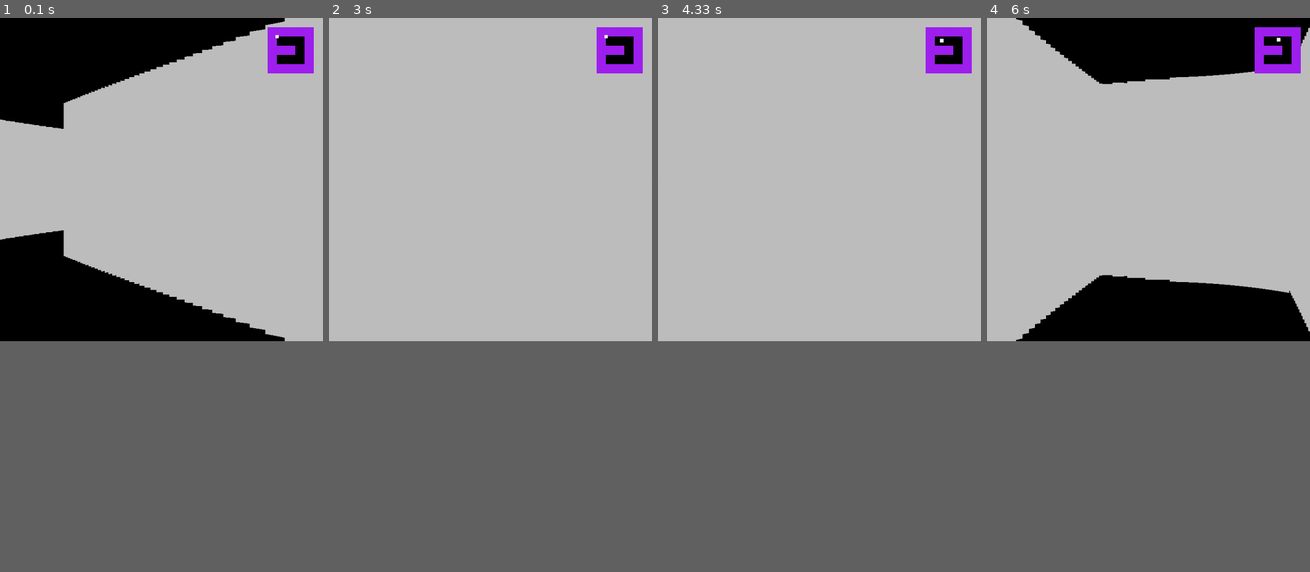
Above: before the commit, frames 1-4 (left to right).
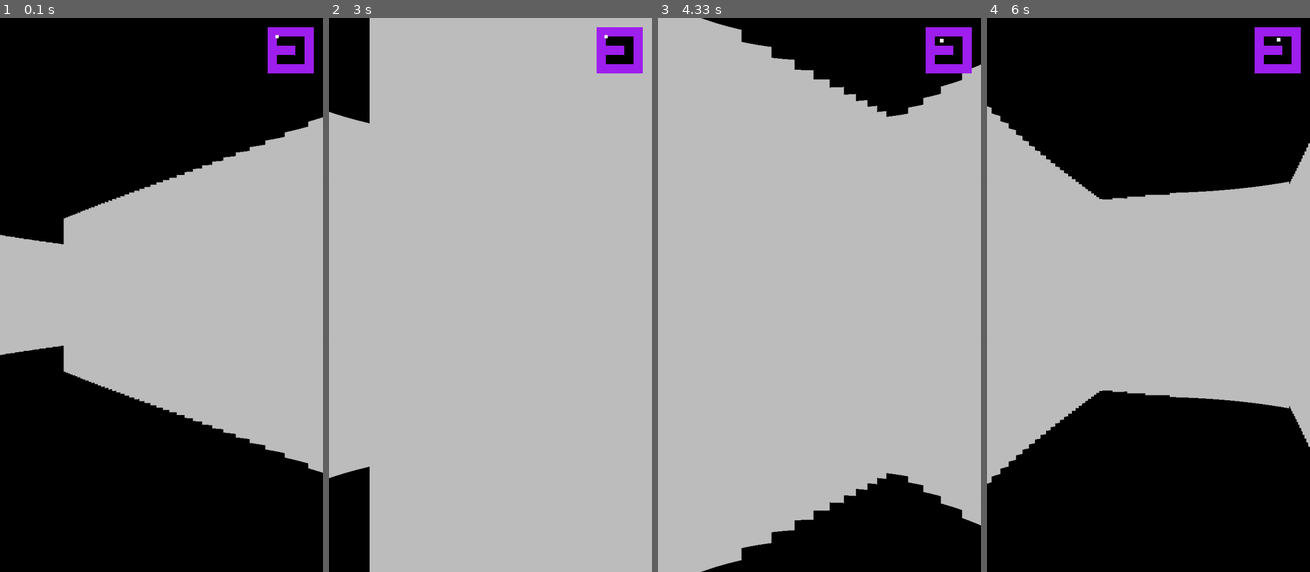
Above: after the commit, the same moments.

Repository: matpaaa/raycasting-pygame
Game: pygame game, started from main.py
Same seed, same stepped clock (60 frames per second), same inputs: the game is played once before the commit and once after it.
Inputs:
- Up to frame 1 (0.1 s): no input
- Up to frame 2 (3 s): hold Right 0.33-0.8 s; hold Up 0.83-1.3 s; hold Right 1.33-1.8 s; hold Left 1.83-2.37 s; hold Down 2.4-2.87 s; hold Left from 2.9 s (still down)
- Up to frame 3 (4.33 s): release Left at 3.37 s; hold Up 3.4-3.87 s; hold Right from 3.9 s (still down)
- Up to frame 4 (6 s): release Right at 4.53 s; hold Down 4.57-5.03 s; hold Left 5.07-5.53 s; hold Right from 5.57 s (still down)
In our replay, the window is 525x525 before the commit and 525x900 after it. These sizes can differ from the game's own. Grey fills any space a smaller window leaves; there, only what the larger window draws over its background counts as a difference.

The runs differ from the first frame. In frame 1, 40% of the frame differs, in the area x 0-100%, y 0-83%; in frame 2, 4.5%; in frame 3, 16%; in frame 4, 42%, in the area x 0-100%, y 0-85%.

Commit message:
feat: settings

Diff:
--- a/main.py
+++ b/main.py
@@ -4,11 +4,9 @@
 from pygame_actions import PygameActions
 from ray_casting import RayCasting
 from minimap import Minimap
+from settings import DEFAULT_USER_POS_X, DEFAULT_USER_POS_Y, DEFAULT_USER_ROT, FPS, SCREEN_BACKGROUND, SCREEN_HEIGHT, SCREEN_WIDTH
 from user import User
 
-
-SCREEN_WIDTH = 700
-SCREEN_HEIGHT = 700
 
 def main():
     pygame.init()
@@ -17,9 +15,8 @@
     clock = pygame.time.Clock()
     running = True
 
-
-    user = User(1, 1, math.pi / 4, MAP)
-    ray_casting = RayCasting(screen, MAP)
+    user = User(DEFAULT_USER_POS_X, DEFAULT_USER_POS_Y, DEFAULT_USER_ROT, MAP)
+    ray_casting = RayCasting(screen, MAP, user)
     minimap = Minimap(screen, MAP, user)
     pygame_actions = PygameActions(user)
 
@@ -30,12 +27,12 @@
 
         pygame_actions.actions(event)
 
-        screen.fill("black")
+        screen.fill(SCREEN_BACKGROUND)
         ray_casting.launch_fucking_rays(user)
         minimap.draw()
 
         pygame.display.flip()
-        clock.tick(60)
+        clock.tick(FPS)
 
     pygame.quit()
 
--- a/ray_casting.py
+++ b/ray_casting.py
@@ -9,24 +9,20 @@
 
     _step: float = 0.03
 
-    def __init__(self, screen: Surface, map: List[List[int]]):
+    def __init__(self, screen: Surface, map: List[List[int]], user: User):
         self.screen = screen
         self.map = map
+        self.user = user
+        self.textures = {
+            0: pygame.image.load('assets/cell.png').convert(),
+            1: pygame.image.load('assets/sky.png').convert(),
+        }
 
     def width_map_ratio(self, width: int) -> int:
         return width * len(self.map[0]) / self.screen.get_width()
 
     def height_map_ratio(self, height: int) -> int:
         return height * len(self.map[0]) / self.screen.get_height()
-
-    def paint_floor_or_cell(self, col: int, min_height: int, max_height: int):
-        width_ratio = self.width_map_ratio(col)
-        for i in range(int(min_height), int(max_height)):
-            height_ratio = self.height_map_ratio(i)
-            if (int(width_ratio) + int(height_ratio)) % 2 == 0:
-                pygame.draw.line(self.screen, 'white', (col, i), (col, i))
-            else:
-                pygame.draw.line(self.screen, 'black', (col, i), (col, i))
 
     def launch_fucking_rays(self, user: User):
         for i in range (self.screen.get_width()):
@@ -60,9 +56,16 @@
             y1 = self.screen.get_height()/2 - height/2
             y2 = self.screen.get_height()/2 + height/2
 
-            # floor = self.screen.get_width()/2 + height/2
-            # cell = self.screen.get_width()/2 - height/2
+            floor = self.screen.get_width()/2 + height/2
+            cell = self.screen.get_width()/2 - height/2
 
             pygame.draw.line(self.screen, color, (i, y1), (i, y2))
-            # self.paint_floor_or_cell(i, floor, self.screen.get_height())
-            # self.paint_floor_or_cell(i, 0, cell)
+
+            # texture = pygame.transform.scale(self.textures[0], (1, 100))
+            # self.screen.blit(texture, (i, self.screen.get_height() - floor))
+
+            # sky_offset = -10 * math.degrees(self.player.angle) % WIDTH
+            # self.sc.blit(self.textures['S'], (sky_offset, 0))
+            # self.sc.blit(self.textures['S'], (sky_offset - WIDTH, 0))
+            # self.sc.blit(self.textures['S'], (sky_offset + WIDTH, 0))
+            # pygame.draw.rect(self.sc, DARKGRAY, (0, HALF_HEIGHT, WIDTH, HALF_HEIGHT))
--- /dev/null
+++ b/settings.py
@@ -0,0 +1,11 @@
+import math
+
+SCREEN_HEIGHT = 700
+SCREEN_WIDTH = 1200
+SCREEN_BACKGROUND = 'black'
+
+FPS = 60
+
+DEFAULT_USER_POS_X = 1
+DEFAULT_USER_POS_Y = 1
+DEFAULT_USER_ROT = math.pi / 4
Binary file added: assets/cell.png
Binary file added: assets/sky.png
Binary file added: assets/test.png
Not shown, added: .DS_Store
